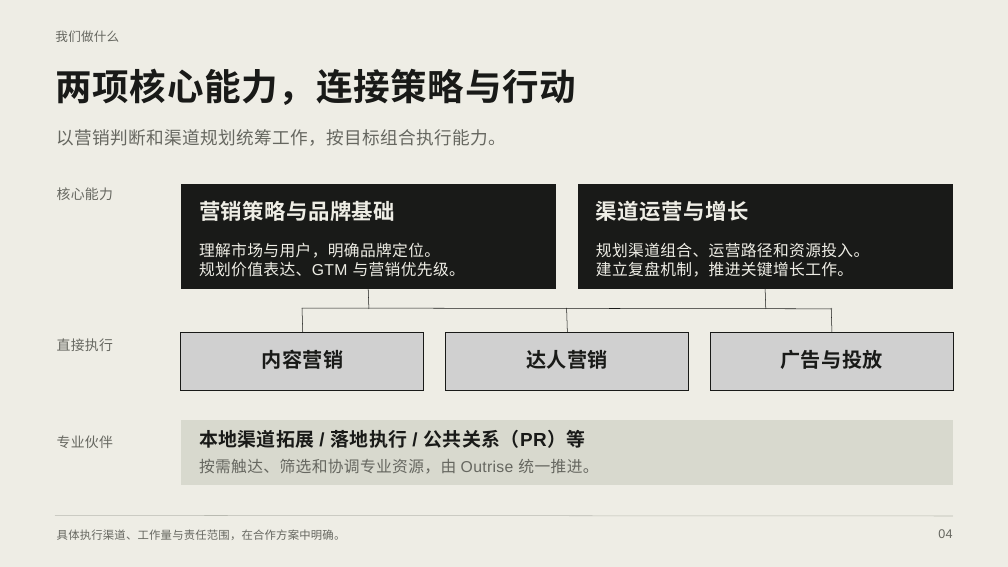
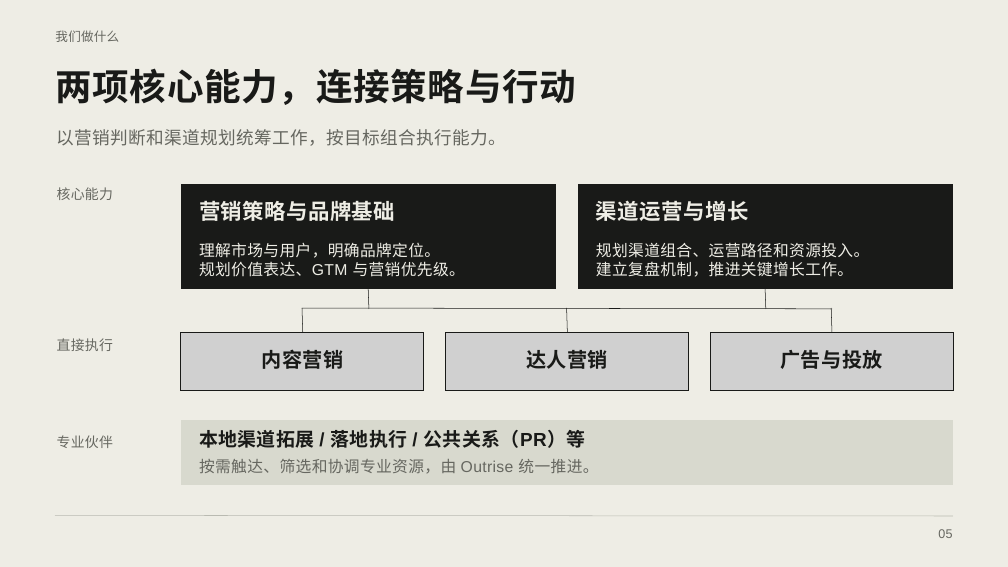
Before and after one commit to Outrise-development/outrise-ontology, a slide deck: slide 5 of docs/presentations/outrise-company-introduction/output/Outrise-Company-Introduction-Canva.pptx (slide 4 before the commit). Drawn at 1008x567 pixels with LibreOffice and Linux fonts; fonts in the diff are those of the drawing; grey boxes stand for pictures. Boxes give left, top, right and bottom in pixels: in the first picture for what was removed or moved away, otherwise in the second. Text is boxed around its words. In the diff, an @@ line names an element or a change of style, - is before the commit and + after.

```diff
--- a/docs/presentations/outrise-company-introduction/output/Outrise-Company-Introduction-Canva.pptx
+++ b/docs/presentations/outrise-company-introduction/output/Outrise-Company-Introduction-Canva.pptx
@@ text removed at [57,529,346,540] @@
-具体执行渠道、工作量与责任范围，在合作方案中明确。
@@ text removed at [938,529,952,538] @@
-04
@@ text added at [938,529,952,538], 18 pt, text #666760 @@
+05
```
Also in this commit, not shown: 15 other slides changed, 1 slide added, 7 other files.
